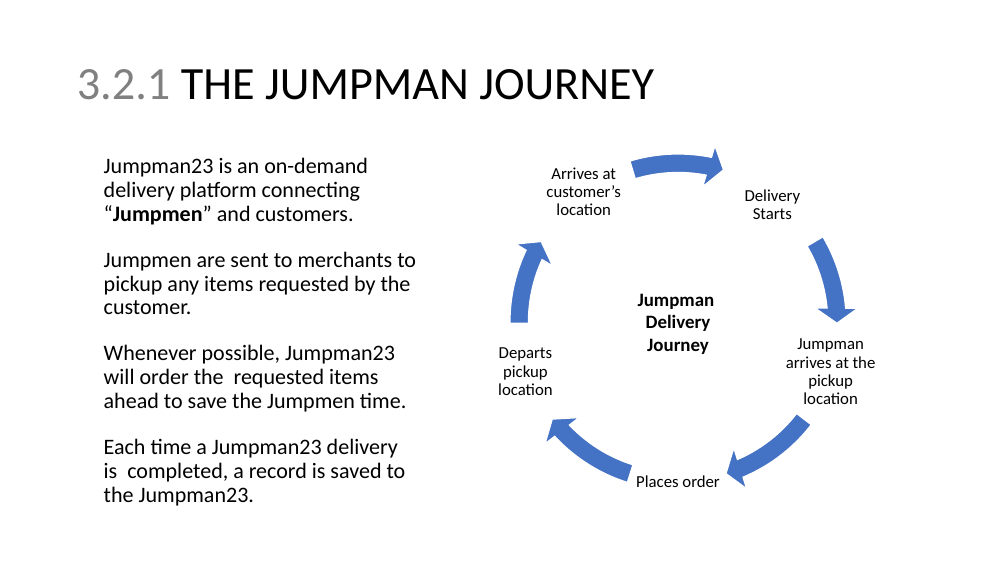
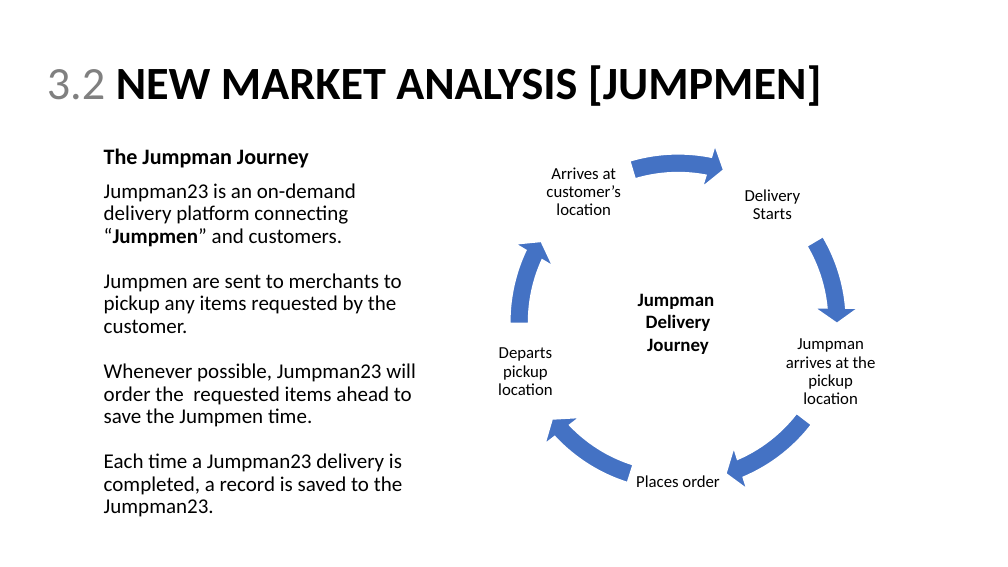
Before and after one commit to sstarkjr/PM_MarketAnalysis, a slide deck: slide 8 of Stephen_Stark_Analysis.pptx. Drawn at 1008x567 pixels with LibreOffice and Linux fonts; fonts in the diff are those of the drawing. Boxes give left, top, right and bottom in pixels: in the first picture for what was removed or moved away, otherwise in the second. Text is boxed around its words. In the diff, an @@ line names an element or a change of style, - is before the commit and + after.

```diff
--- a/Stephen_Stark_Analysis.pptx
+++ b/Stephen_Stark_Analysis.pptx
@@ title at [47, 65, 822, 106]: text changed; bold on @@
-3.2.1 THE JUMPMAN JOURNEY
+3.2 NEW MARKET ANALYSIS [JUMPMEN]
@@ text "The Jumpman Journey": place and size @@
-text "The Jumpman Journey" at [104, 157, 416, 506]
+text "The Jumpman Journey" at [104, 148, 415, 517]
@@ text at [104, 148, 309, 168]: paragraph added @@
+The Jumpman Journey
@@ text at [104, 183, 415, 517]: size 21 to 20 pt @@
```
Also in this commit, not shown: 14 other slides changed, 4 slides added, 5 slides removed, 1 other file.
